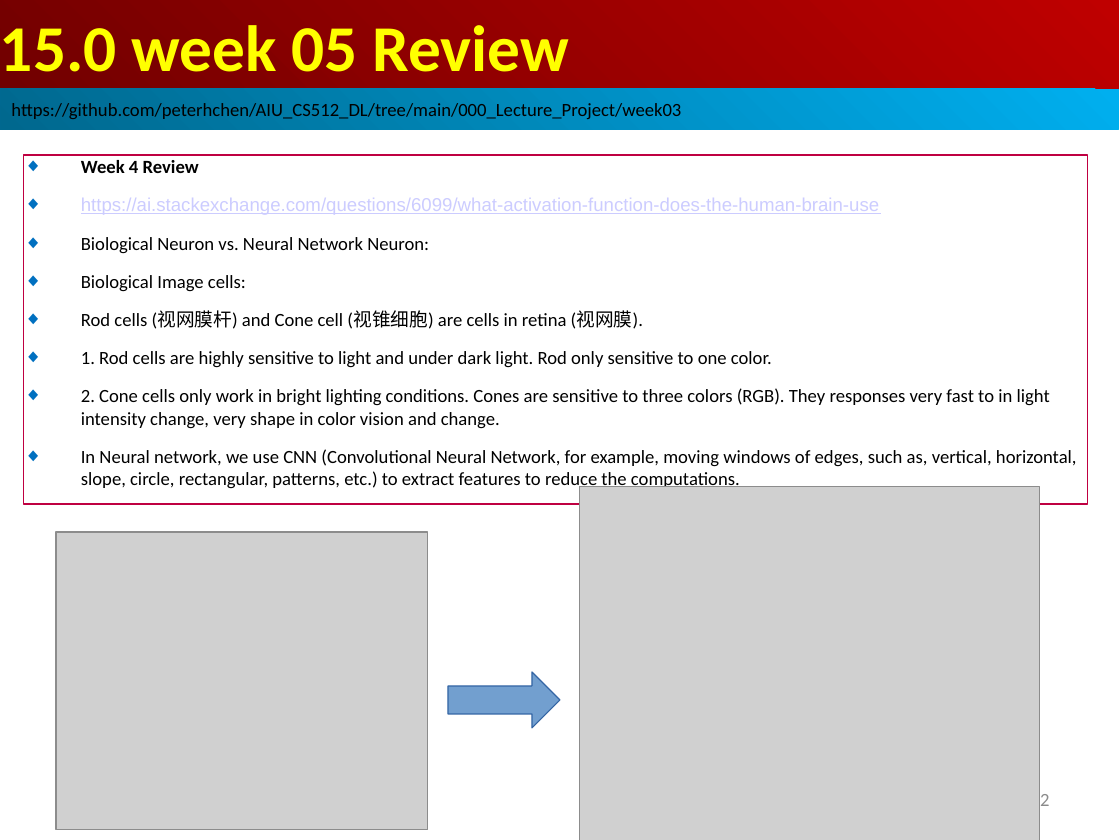
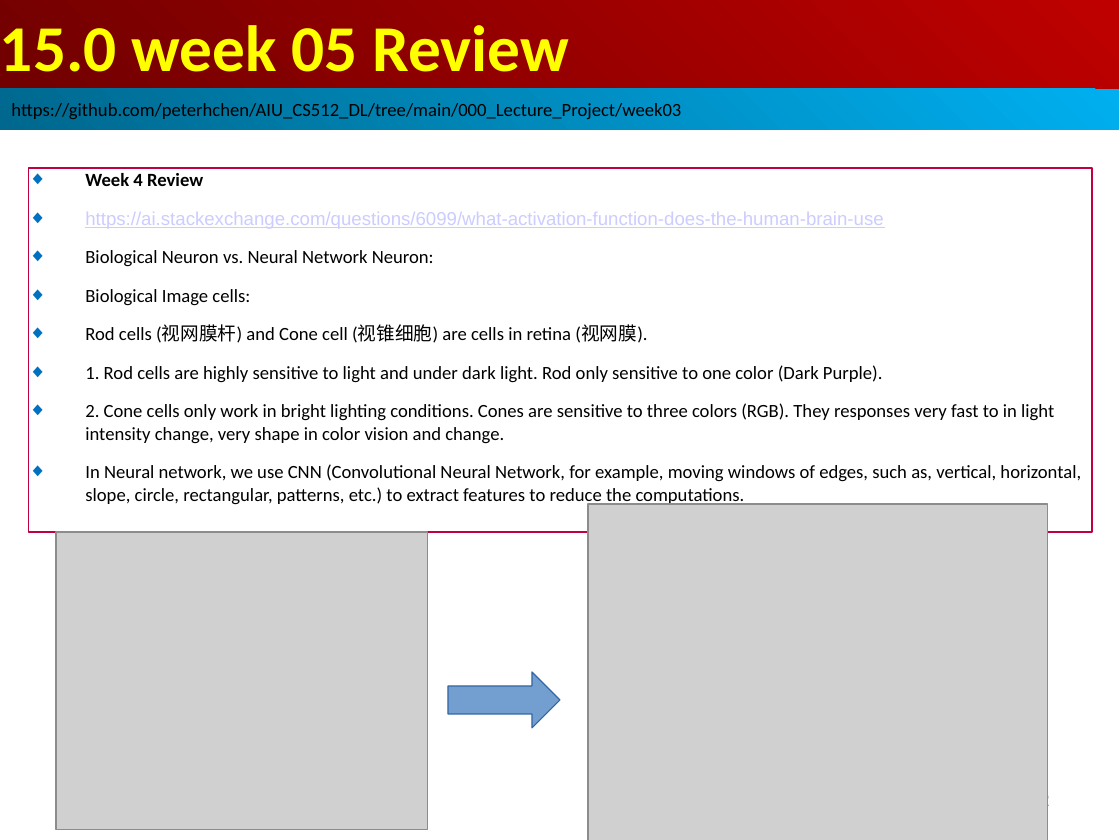
Before and after one commit to peterhchen/AIU_CS512_DL, a slide deck: slide 2 of 000_Lecture_Project/week06/01_Lecture/15.00_w05_review.ppt. Drawn at 1120x840 pixels with LibreOffice and Linux fonts; fonts in the diff are those of the drawing; grey boxes stand for pictures. Boxes give left, top, right and bottom in pixels: in the first picture for what was removed or moved away, otherwise in the second. Text is boxed around its words. In the diff, an @@ line names an element or a change of style, - is before the commit and + after.

```diff
--- a/000_Lecture_Project/week06/01_Lecture/15.00_w05_review.ppt
+++ b/000_Lecture_Project/week06/01_Lecture/15.00_w05_review.ppt
@@ rectangle "Week 4 Review" resized from (x1=24, y1=155, x2=1088, y2=504) to (x1=28, y1=168, x2=1092, y2=532) @@
@@ text in rectangle at (x1=85, y1=365, x2=883, y2=383): text changed @@
-◆ 1. Rod cells are highly sensitive to light and under dark light. Rod only sensitive to one color.
+◆ 1. Rod cells are highly sensitive to light and under dark light. Rod only sensitive to one color (Dark Purple).
@@ picture resized from (x1=580, y1=486, x2=1039, y2=840) to (x1=588, y1=504, x2=1047, y2=840) @@
@@ page number rewrapped from (x1=1040, y1=794, x2=1049, y2=806) to (x1=1040, y1=791, x2=1049, y2=812) @@
```
Also in this commit, not shown: 6 other slides changed, 2 other files.
